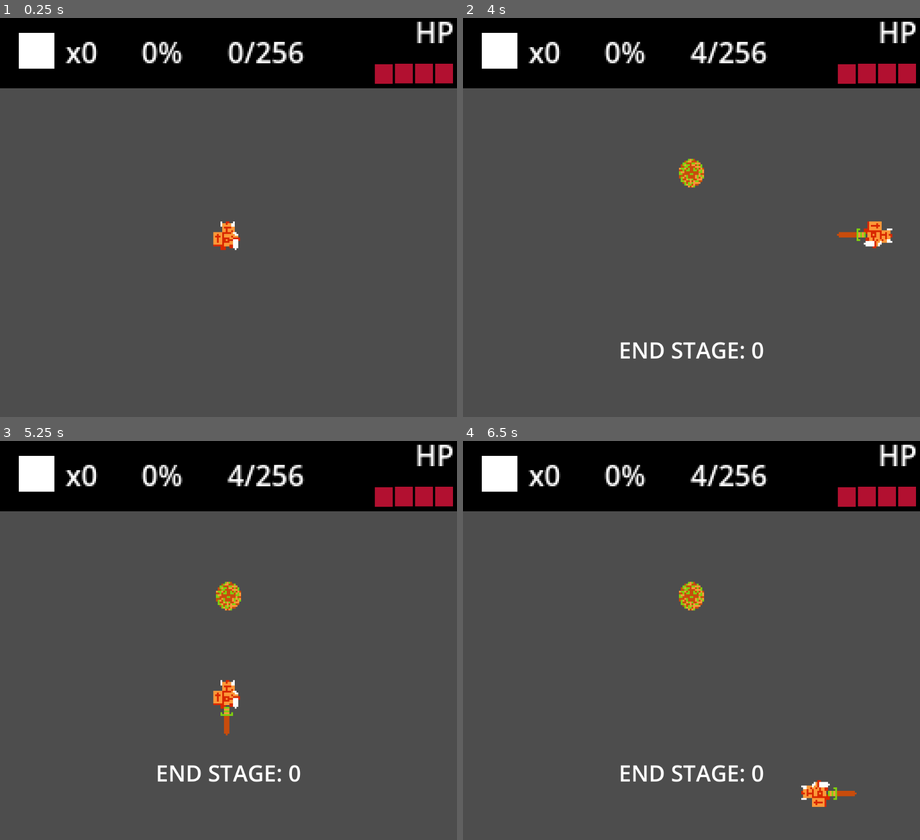
Above: before the commit, frames 1-4 (two rows, left to right).
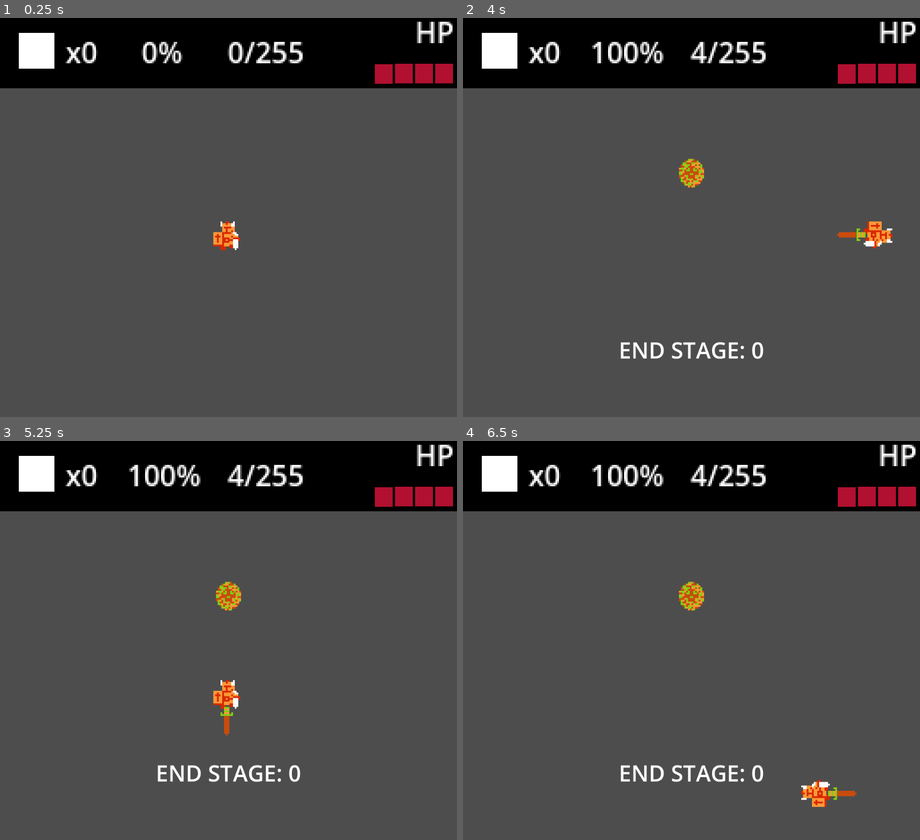
Above: after the commit, the same moments.

Repository: PyramidHead01/Pyramid_Survivor
Game: Godot game, scene res://Scenes/juego.tscn
Same seed, same stepped clock (60 frames per second), same inputs: the game is played once before the commit and once after it.
Inputs:
- Up to frame 1 (0.25 s): no input
- Up to frame 2 (4 s): tap Enter (ui_accept) at 0.5, 0.77, 1.52, 3.02, 3.77 s; hold Right (ui_right) 0.53-1.28 s; hold Down (ui_down) 1.28-2.03 s; hold Right (ui_right) 2.03-2.78 s; hold Up (ui_up) 2.78-3.53 s; hold Left (ui_left) from 3.53 s (still down)
- Up to frame 3 (5.25 s): tap Enter (ui_accept) at 4.52 s; release Left (ui_left) at 5.03 s; hold Down (ui_down) from 5.03 s (still down)
- Up to frame 4 (6.5 s): release Down (ui_down) at 5.78 s; hold Right (ui_right) from 5.78 s (still down); tap Enter (ui_accept) at 6.02 s

The runs differ from the first frame. In frame 1, 0.1% of the frame differs, in the area x 63-67%, y 5-12%; in frame 2, 0.7%, in the area x 28-67%, y 5-12%; in frame 3, 0.7%; in frame 4, 0.7%.

Commit message:
Terminado sistema oleadas

Diff:
--- a/Pyramid Survivor/Scripts/interfaz_superior.gd
+++ b/Pyramid Survivor/Scripts/interfaz_superior.gd
@@ -1,7 +1,5 @@
 extends Control
 
-var vida_act = VariablesComunes.vida_player_max
-
 func _process(delta):
-	$Memoria.text = str(VariablesComunes.enemigos_cant)+"/256"
+	#$Memoria.text = str(VariablesComunes.enemigos_cant)+"/255"
 	$Calavera/Label.text = "x" + str(VariablesComunes.huesos_act)
--- a/Pyramid Survivor/Scripts/spawn_enemigo.gd
+++ b/Pyramid Survivor/Scripts/spawn_enemigo.gd
@@ -5,4 +5,3 @@
 
 func _on_timeout():
 	VariablesComunes.nuevoEnemigo(enemigo_base)
-	print("INSTANCIA ENEMIGO")
--- a/Pyramid Survivor/Scripts/variables_comunes.gd
+++ b/Pyramid Survivor/Scripts/variables_comunes.gd
@@ -78,21 +78,18 @@
 
 	#Aumentamos limite
 	enemigos_cant+=enemigo_ind
-	#$InterfazSuperior/Memoria.text = str(enemigos_cant)+"/257"
+
+	#Escribimos el nuevo valor
+	get_node('/root/Juego/InterfazSuperior/Memoria').text = str(VariablesComunes.enemigos_cant)+"/255"
 func matarEnemigo(muerte_espada):
 	enemigos_cant-=enemigo_ind
 	if muerte_espada:
 		huesos_act+=huesos_ind
-	#$InterfazSuperior/Memoria.text = str(enemigos_cant)+"/257"
 func matarEnemigosTODOS():
 	get_node('/root/Juego/Spawner').stop()
 	limpiarDatosInterfaz()
 	for enemigos in get_node('/root/VariablesComunes').get_children ():
 		enemigos.queue_free()
-
-	enemigos_cant = 0
-
-	$InterfazSuperior/Porcentaje.text="0%"
 
 #Oleadas
 func limpiarDatosInterfaz():
@@ -102,8 +99,6 @@
 	enemigos_cant = 0
 	for child in get_node(ruta_vida_spr).get_children():
 		child.show()
-
-
 func _on_porcentaje_oleada_timeout():
 	porcentaje_actual+=porcentaje_x_seg
 	$InterfazSuperior/Porcentaje.text=str(porcentaje_actual)+"%"
@@ -125,8 +120,9 @@
 		nOleadas += 1
 
 	labelOleada.show()
-
 func seguirOleada():
+	get_node('/root/Juego/InterfazSuperior/Porcentaje').text="0%"
+	get_node('/root/Juego/InterfazSuperior/Memoria').text = "0/255"
 
 	get_node('/root/Juego/PorcentajeOleada').start()
 	get_node('/root/Juego/Spawner').start()
